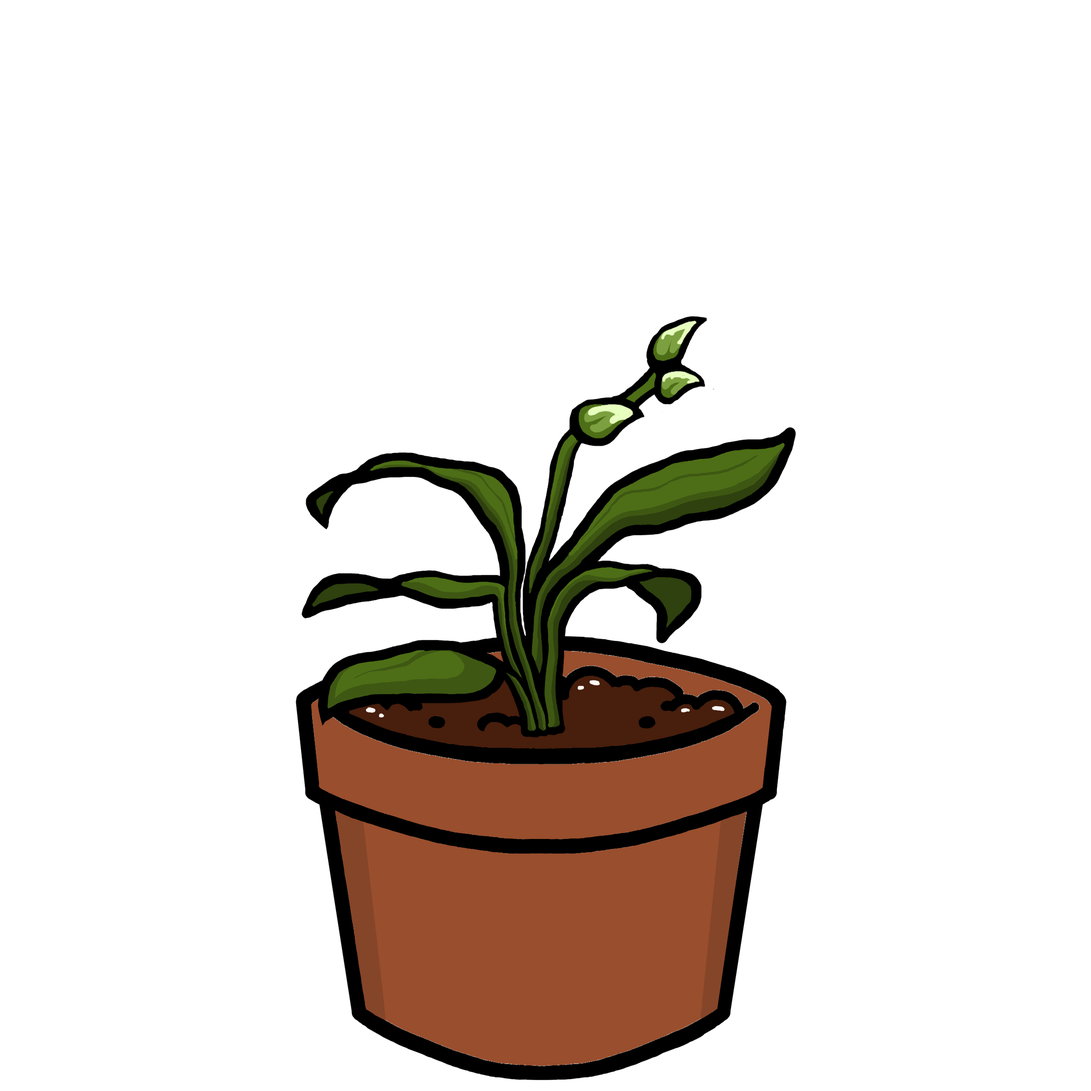
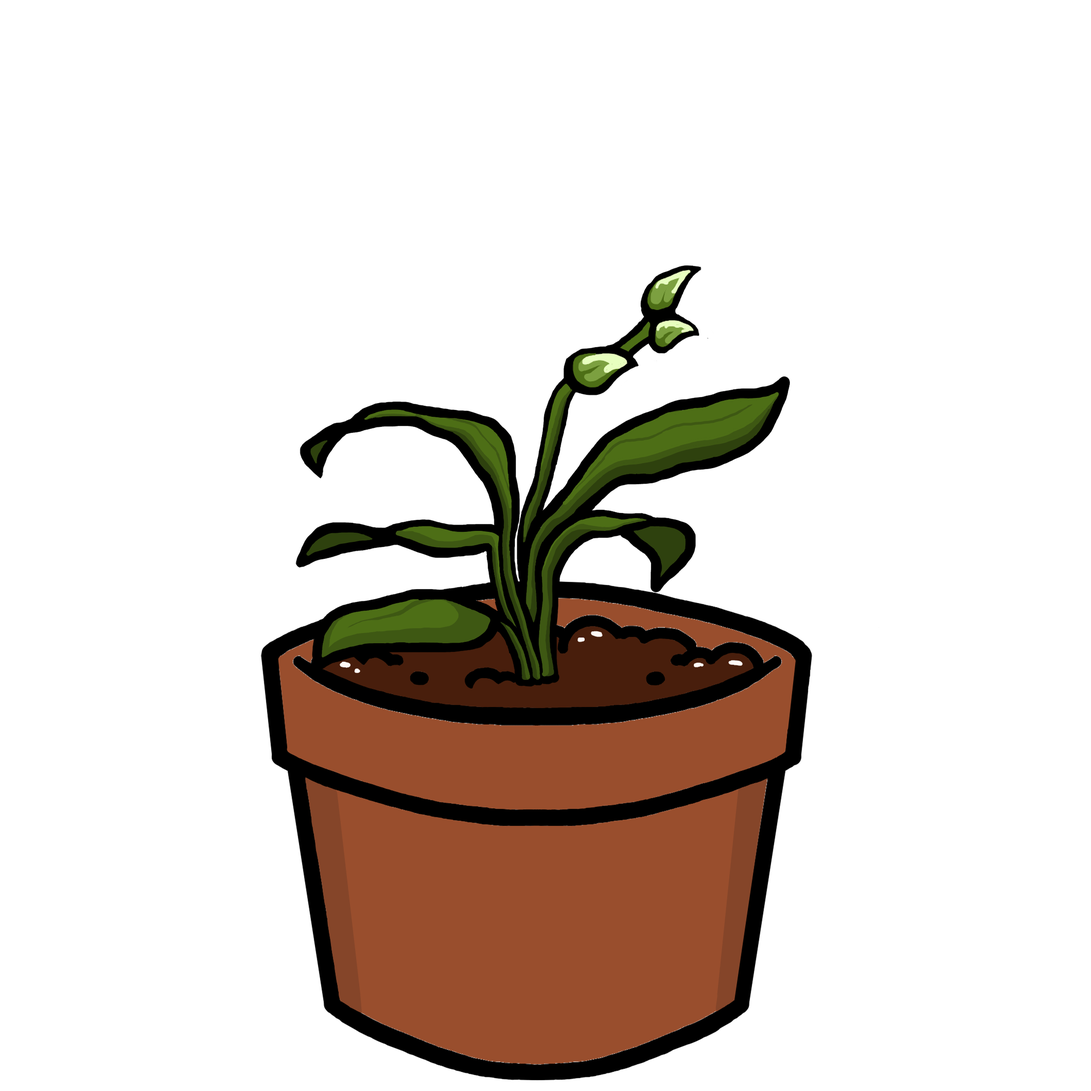
Two versions of the same layered image (1091x1091). Layer-by-layer changes:
renamed "Paint Layer 10" to "leaves", painted on it over [264, 350, 801, 747]
added group "buds" with 2 layers above "pot" over [488, 265, 722, 699]
moved "Paint Layer 11" (1st of 2, in "buds") into group "buds", painted on it over [535, 265, 722, 466]
moved "Paint Layer 11" (2nd of 2, in "buds") into group "buds", painted on it over [488, 279, 676, 746]
renamed "Paint Layer 9" to "pot", painted on it over [260, 558, 880, 1081]
